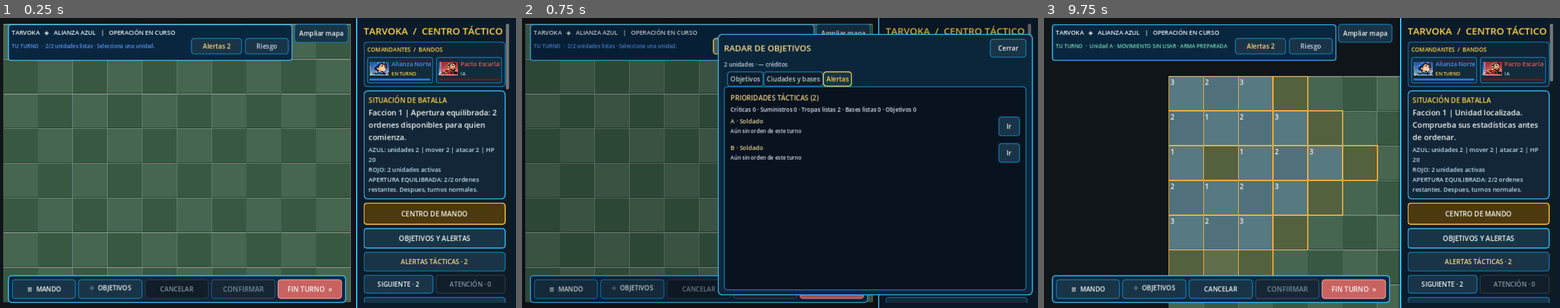
Above: before the commit, frames 1-3 (left to right).
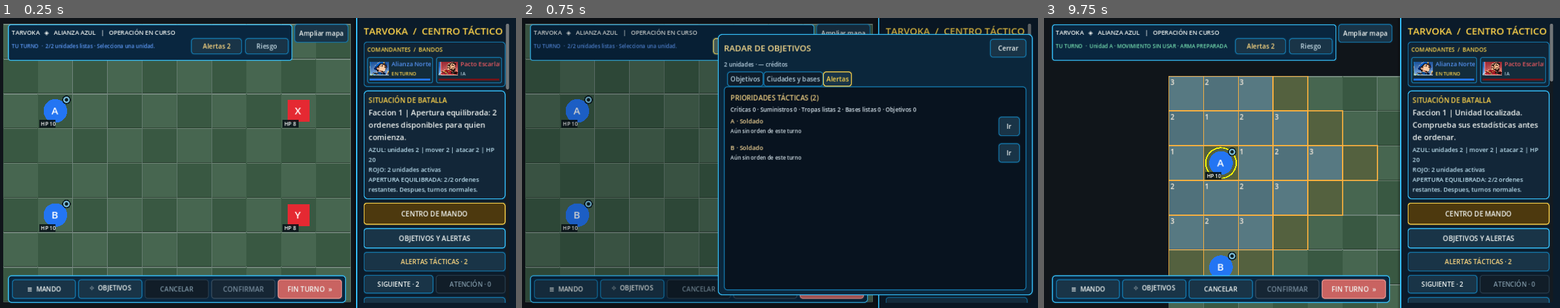
Above: after the commit, the same moments.

Repository: edwinrodri12/Tarvoka
Game: Godot game, scene res://scenes/Main.tscn
The game is run twice, just before and just after one commit, with the same random seed, the same clock (stepped at 60 frames per second) and the same inputs.
Inputs:
- Up to frame 1 (0.25 s): no input
- Up to frame 2 (0.75 s): click "Alertas 2" at 0.5 s
- Up to frame 3 (9.75 s): click "Riesgo" at 1.25 s; click "≡ MANDO" at 2 s; click "⌖ OBJETIVOS" at 2.75 s; click "Ampliar mapa" at 3.5 s; click "CENTRO DE MANDO" at 4.25 s; click "OBJETIVOS Y ALERTAS" at 5 s; click "ALERTAS TÁCTICAS · 2" at 5.75 s; click "SIGUIENTE · 2" at 6.5 s; click "AMENAZAS Y COBERTURA" at 7.25 s; click "Cerrar" at 8 s; click "Alertas 2" at 8.75 s; click "Ir" at 9.5 s

The runs differ from the first frame. In frame 1, 1.6% of the frame differs, in the area x 7-60%, y 26-74%; in frame 2, 0.8%; in frame 3, 0.8%.
Error before the commit: Parse Error: The member "Projection" cannot have the same name as a builtin type. (res://scripts/ui/ThreatAwarenessPainter.gd:7)

Commit message:
fix(godot): avoid reserved Projection builtin when drawing tactical overlays

Diff:
--- a/scripts/ui/ThreatAwarenessPainter.gd
+++ b/scripts/ui/ThreatAwarenessPainter.gd
@@ -4,7 +4,7 @@
 # Translucent *possible* threat and actual terrain cover for the selected
 # FRIENDLY unit. Kept separate from red legal attack squares and the current
 # unit's amber weapon footprint. All primitive shapes are noninteractive.
-const Projection = preload("res://scripts/ui/IsoProjection.gd")
+const IsoTransform = preload("res://scripts/ui/IsoProjection.gd")
 const VisualBudget = preload("res://scripts/ui/VisualBudget.gd")
 const DANGER := Color(1.0,0.30,0.28,0.85)
 const COVER := Color(0.34,0.94,0.67,0.92)
@@ -51,7 +51,7 @@
         dims: Vector2i) -> void:
     if not bool(snapshot.get("valid",false)):
         return
-    var hw: float = Projection.half_width(view_size,zoom,dims)
+    var hw: float = IsoTransform.half_width(view_size,zoom,dims)
     if hw < 6.0:
         return
     var visible_bounds: Rect2i = VisualBudget.visible_grid_bounds(view_size,zoom,pan,dims)
@@ -59,13 +59,13 @@
     for cell in snapshot.get("cells",{}):
         if not visible_bounds.has_point(cell):
             continue
-        var center: Vector2 = Projection.center(cell,view_size,zoom,pan,dims)
+        var center: Vector2 = IsoTransform.center(cell,view_size,zoom,pan,dims)
         if not VisualBudget.in_view(center,hw,view_size):
             continue
         var entry: Dictionary = snapshot["cells"][cell]
         var danger: int = int(entry["threats"])
         var cover: int = int(entry["cover"])
-        var poly: PackedVector2Array = Projection.diamond(cell,view_size,zoom,pan,dims)
+        var poly: PackedVector2Array = IsoTransform.diamond(cell,view_size,zoom,pan,dims)
         if danger > 0:
             canvas.draw_colored_polygon(poly,Color(DANGER.r,DANGER.g,DANGER.b,0.11))
             # Red outline is NOT a legal attack reticle: only corners are
